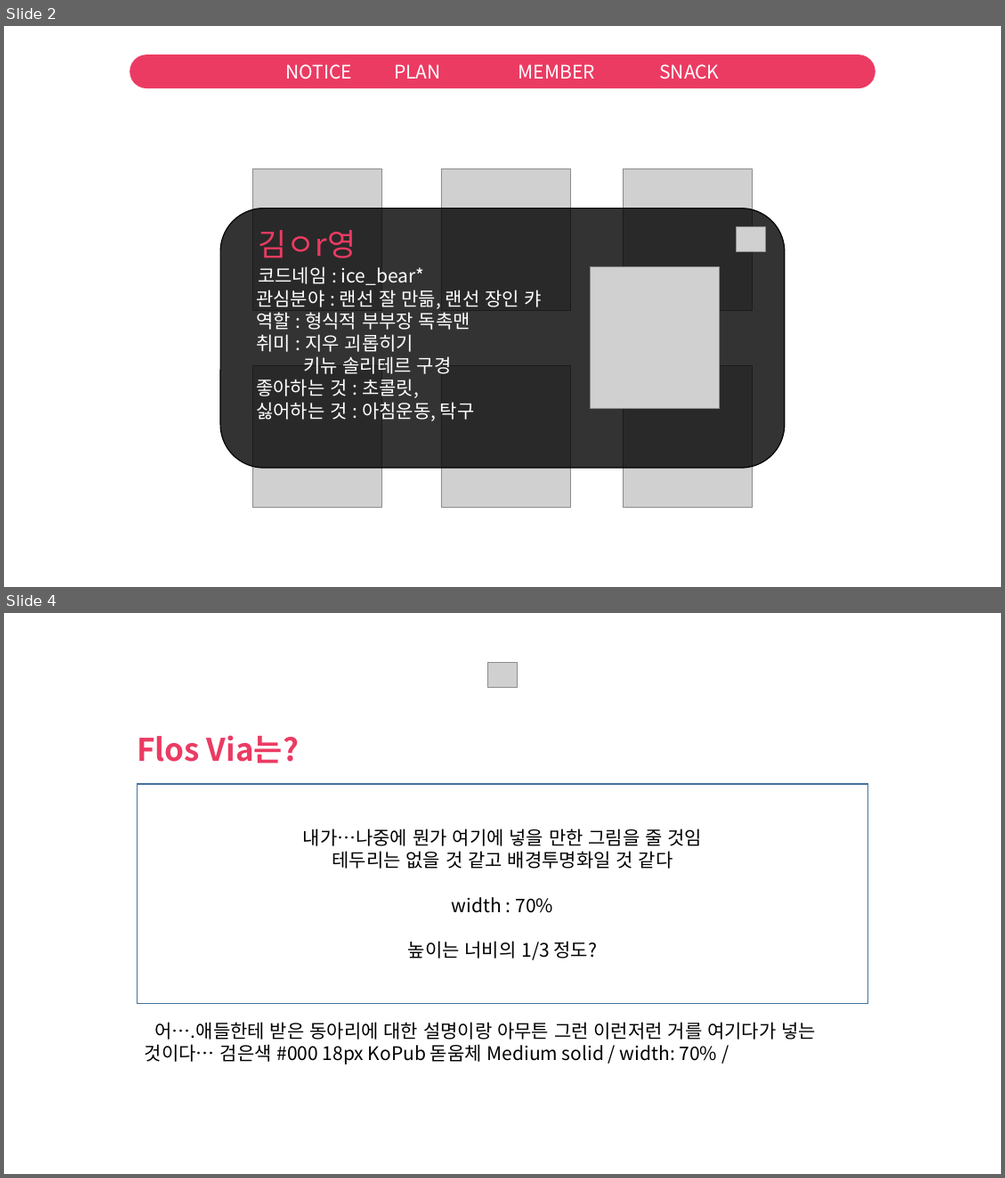
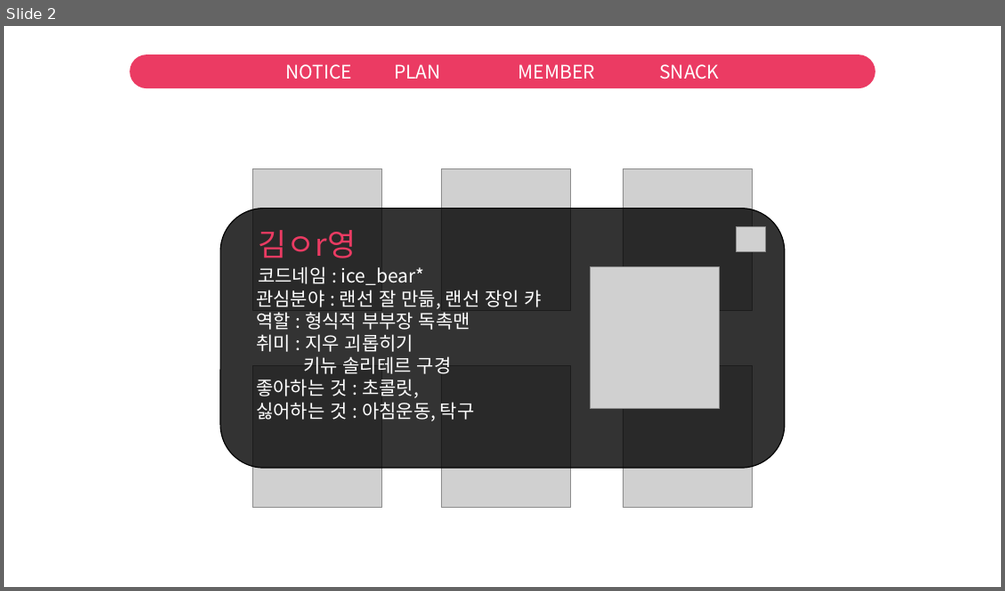
Before and after one commit to hanjiwoo/web_project, a slide deck: design/designsheets/design_member.pptx. Shown one above the other, each under a label of ours: slides 2 and 4 before the commit, slide 2 after it; the slides between them are not shown. The pictures are 1005x1178 and 1005x591 pixels, drawn with LibreOffice and Linux fonts; fonts in the diff are those of the drawing; grey boxes stand for pictures. Boxes give left, top, right and bottom in pixels: in the first picture for what was removed or moved away, otherwise in the second. Text is boxed around its words. In the diff, an @@ line names an element or a change of style, - is before the commit and + after.

```diff
--- a/design/designsheets/design_member.pptx
+++ b/design/designsheets/design_member.pptx
@@ slide 4 removed at (4,613,1001,1174), background #FFFFFF @@
@@ picture removed at (488,662,518,687) @@
@@ text removed at (137,735,299,763) @@
-Flos Via는?
@@ rectangle removed at (138,784,867,1004) @@
-내가…나중에 뭔가 여기에 넣을 만한 그림을 줄 것임
-테두리는 없을 것 같고 배경투명화일 것 같다
-width : 70%
-높이는 너비의 1/3 정도?
@@ text removed at (145,1022,816,1064) @@
-어….애들한테 받은 동아리에 대한 설명이랑 아무튼 그런 이런저런 거를 여기다가 넣는 것이다… 검은색 #000 18px KoPub 돋움체 Medium solid / width: 70% /
```
Also in this commit, not shown: 1 other slide removed, 6 other files.
